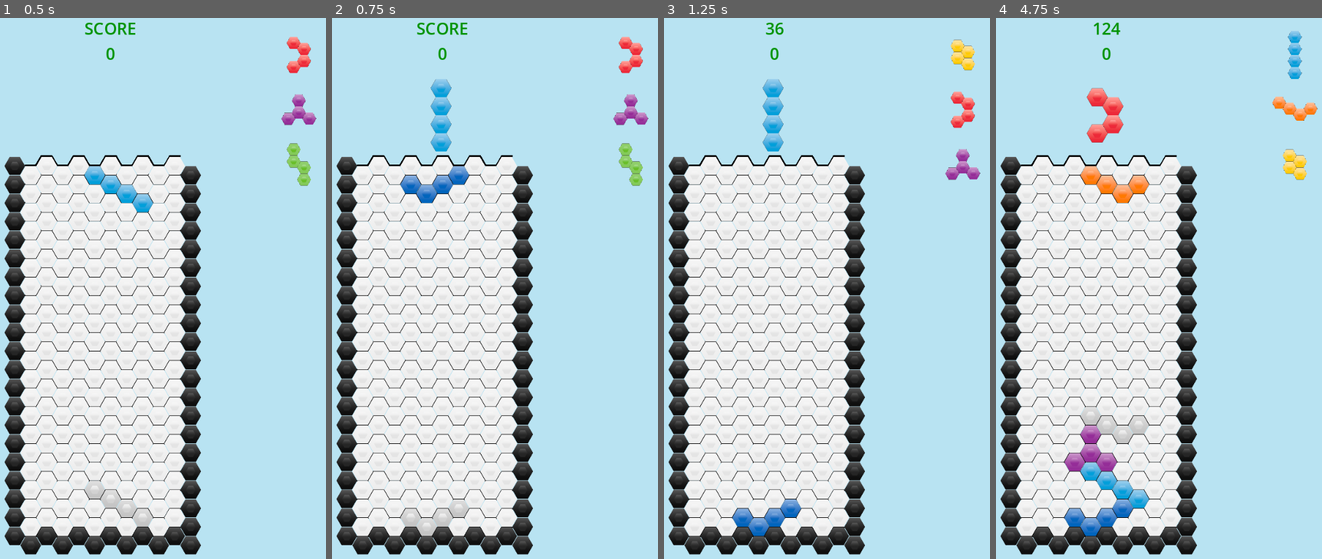
Above: before the commit, frames 1-4 (left to right).
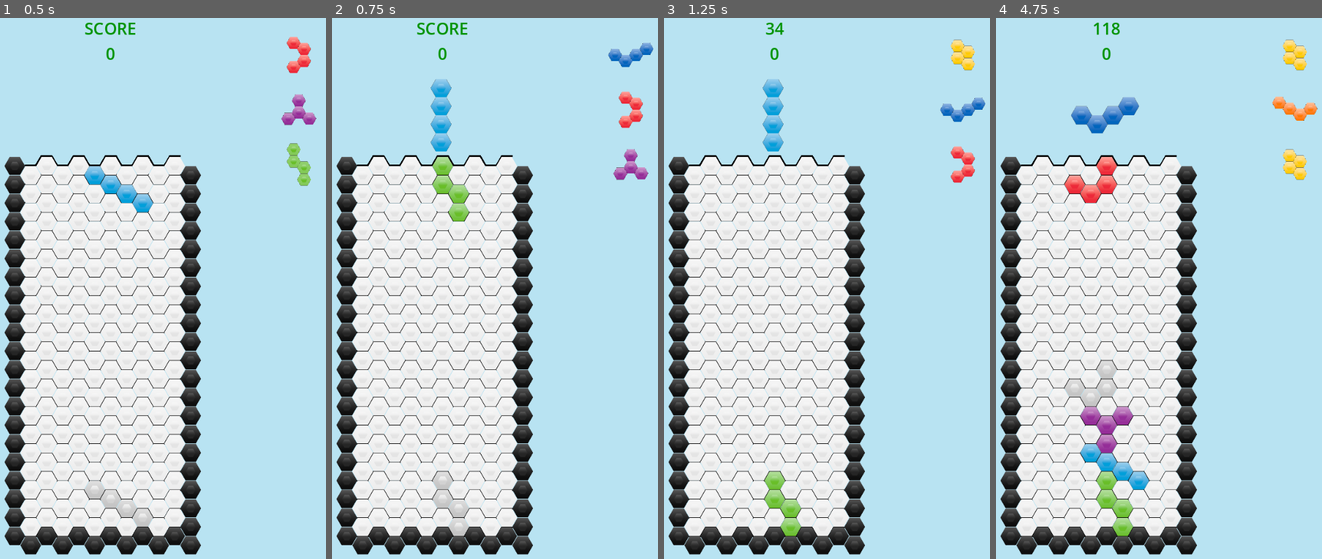
Above: after the commit, the same moments.

Repository: MrSoubi/HexoTangle
Game: Godot game, scene res://game.tscn
The game is run twice, just before and just after one commit, with the same random seed, the same clock (stepped at 60 frames per second) and the same inputs.
Inputs:
- Up to frame 1 (0.5 s): no input
- Up to frame 2 (0.75 s): tap Enter at 0.5 s; hold Right from 0.53 s (still down); tap C at 0.6 s
- Up to frame 3 (1.25 s): keep holding Right; tap Space at 0.77 s
- Up to frame 4 (4.75 s): tap Space at 1.25, 1.52, 3.02, 3.5, 3.77, 4.52 s; release Right at 1.28 s; hold Down 1.28-2.03 s; tap C at 1.35, 2.3, 2.85, 3.6, 4.55 s; hold Right 2.03-2.78 s; tap Z at 2.1, 4.35 s; tap Enter at 2.75, 4.25 s; hold Up 2.78-3.53 s; hold Left from 3.53 s (still down)

Frame 1 is identical in both runs. In frame 2, 3.2% of the frame differs, in the area x 20-99%, y 3-96%; in frame 3, 2.1%; in frame 4, 6.8%, in the area x 20-96%, y 0-96%.

Commit message:
close #24

Diff:
--- a/Scripts/grid.gd
+++ b/Scripts/grid.gd
@@ -446,7 +446,19 @@
 
 	if(canHold && heldHexomino == -1):
 		heldHexomino = currentHexomino.type;
-		match (heldHexomino):
+		canHold = false;
+		var type = getNextHexomino()
+		localHex = hexomino.new(startingPosition, Direction.TOP, type, GetTextureFromType(type));
+	else:
+		if(heldHexomino != -1 && canHold):
+			localHex = hexomino.new(startingPosition, Direction.TOP, heldHexomino, GetTextureFromType(heldHexomino));
+			$"../CanvasLayer/VBoxContainer/HoldLabel".texture = null;
+			heldHexomino = currentHexomino.type;
+			canHold = false;
+		else:
+			localHex = null;
+
+	match (heldHexomino):
 			0:
 				$"../CanvasLayer/VBoxContainer/HoldLabel".texture = texture_Form_I;
 			1:
@@ -461,16 +473,5 @@
 				$"../CanvasLayer/VBoxContainer/HoldLabel".texture = texture_Form_Z;
 			6:
 				$"../CanvasLayer/VBoxContainer/HoldLabel".texture = texture_Form_S;
-		canHold = false;
-		var type = getRandomHexType()
-		localHex = hexomino.new(startingPosition, Direction.TOP, type, GetTextureFromType(type));
-	else:
-		if(heldHexomino != -1):
-			localHex = hexomino.new(startingPosition, Direction.TOP, heldHexomino, GetTextureFromType(heldHexomino));
-			$"../CanvasLayer/VBoxContainer/HoldLabel".texture = null;
-			heldHexomino = -1
-			canHold = false;
-		else:
-			localHex = null;
 
 	return localHex;
